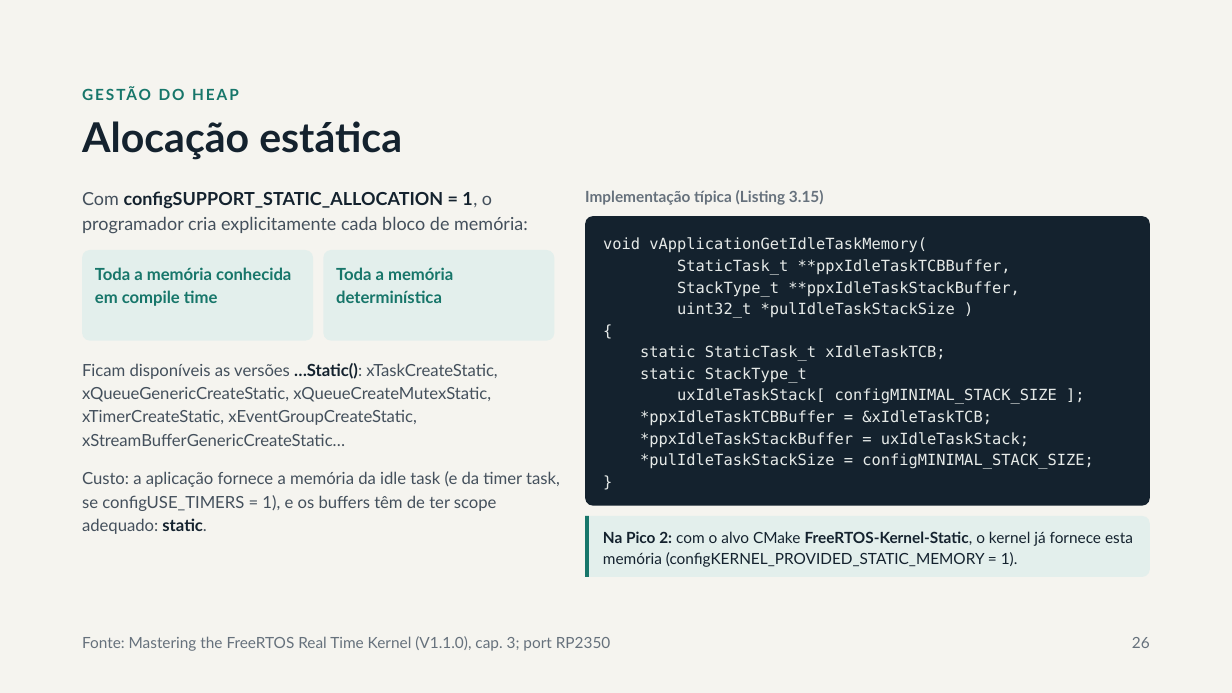
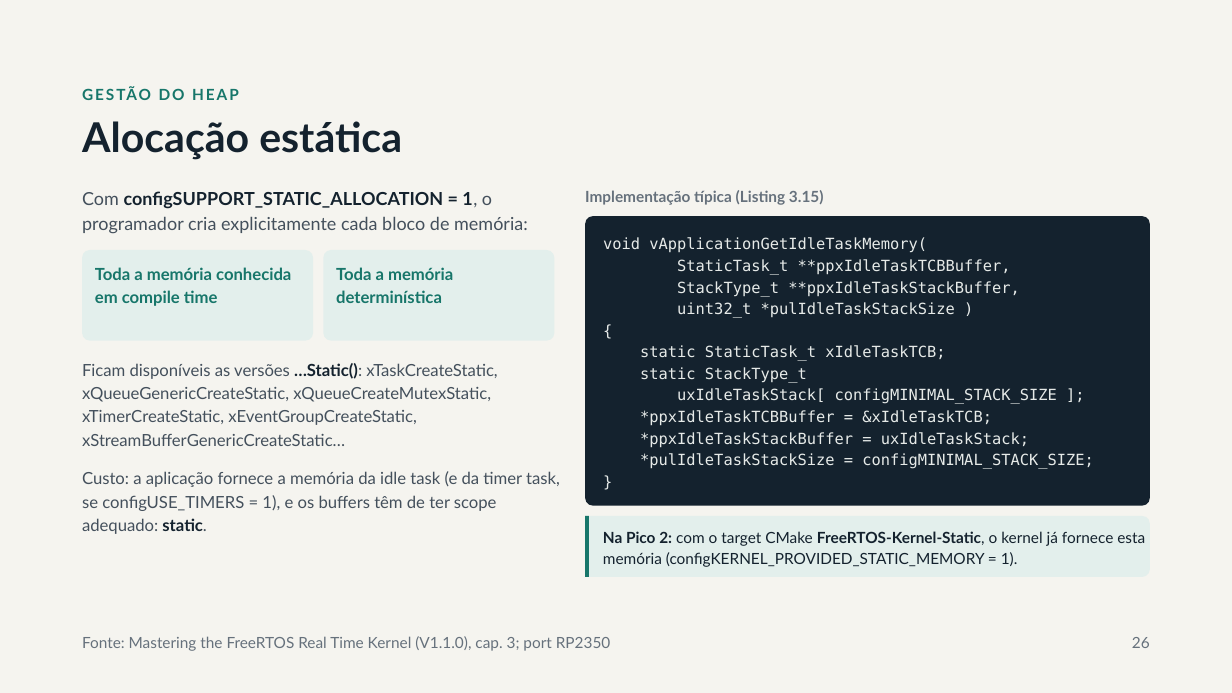
Before and after one commit to RPOA/Formacao_FreeRTOS, a slide deck: slide 26 of Slides/Formação FreeRTOS.pptx. Drawn at 1232x693 pixels with LibreOffice and Linux fonts; fonts in the diff are those of the drawing. Boxes give left, top, right and bottom in pixels: in the first picture for what was removed or moved away, otherwise in the second. Text is boxed around its words. In the diff, an @@ line names an element or a change of style, - is before the commit and + after.

```diff
--- a/Slides/Formação FreeRTOS.pptx
+++ b/Slides/Formação FreeRTOS.pptx
@@ text in freeform shape at box(603, 531, 1145, 567): text changed @@
-Na Pico 2: com o alvo CMake FreeRTOS-Kernel-Static, o kernel já fornece esta memória (configKERNEL_PROVIDED_STATIC_MEMORY = 1).
+Na Pico 2: com o target CMake FreeRTOS-Kernel-Static, o kernel já fornece esta memória (configKERNEL_PROVIDED_STATIC_MEMORY = 1).
```
Also in this commit, not shown: 2 other slides changed, 1 other file.
